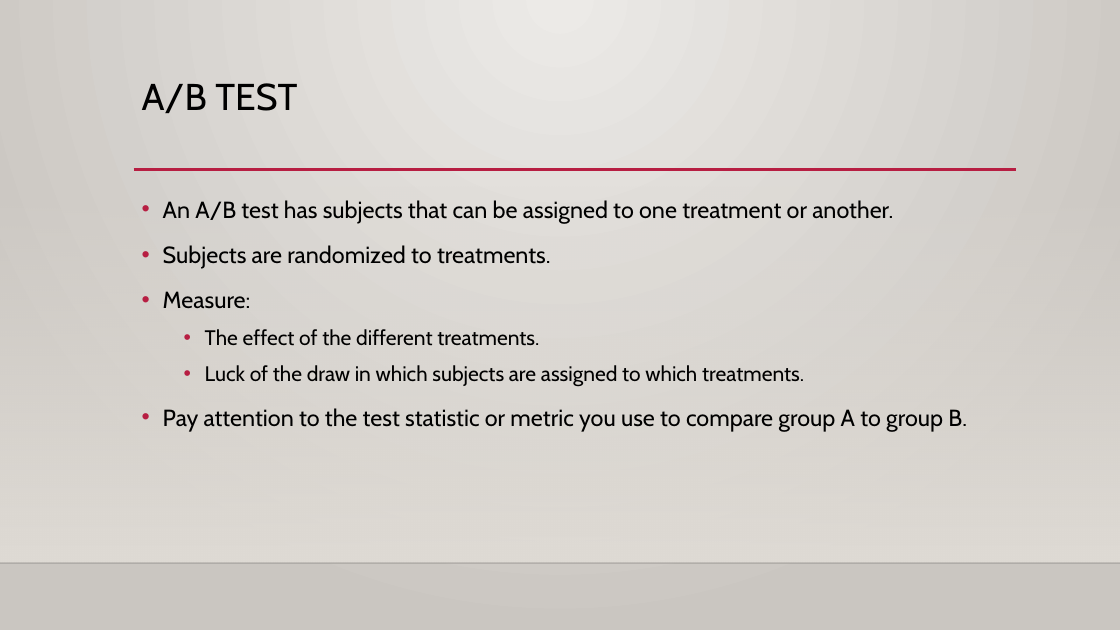
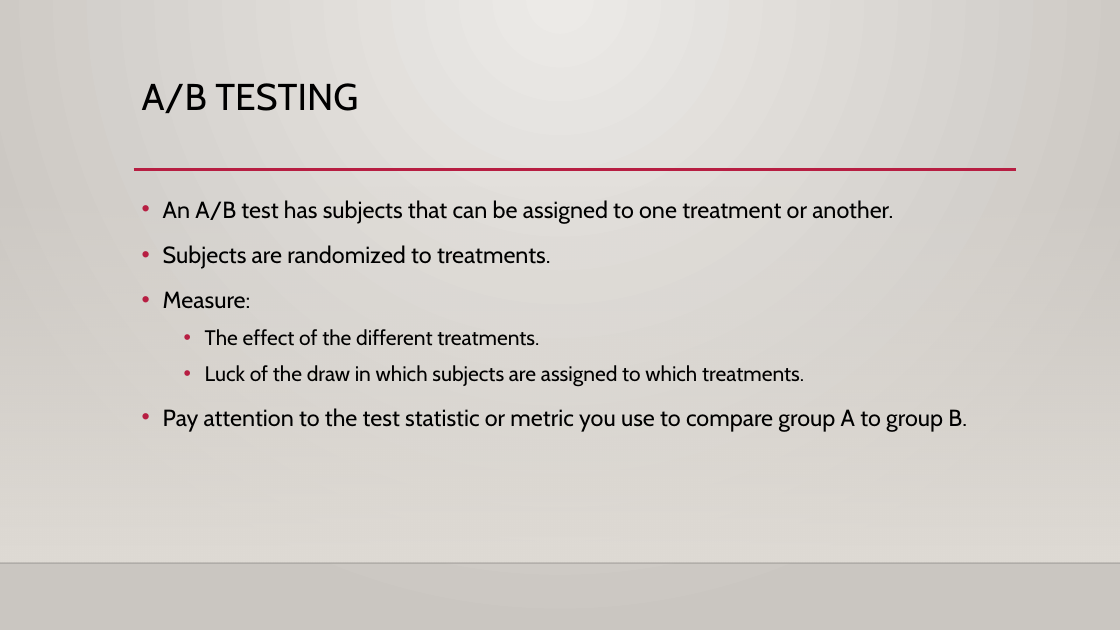
Before and after one commit to AdolfoCastilloC/StatisticsForDS, a slide deck: slide 6 of ppt/Practical Statistics for Data science_Chapter3.pptx. Drawn at 1120x630 pixels with LibreOffice and Linux fonts; fonts in the diff are those of the drawing; background and template pictures are left out. Boxes give left, top, right and bottom in pixels: in the first picture for what was removed or moved away, otherwise in the second. Text is boxed around its words. In the diff, an @@ line names an element or a change of style, - is before the commit and + after.

```diff
--- a/ppt/Practical Statistics for Data science_Chapter3.pptx
+++ b/ppt/Practical Statistics for Data science_Chapter3.pptx
@@ title at (x1=142, y1=83, x2=358, y2=113): text changed @@
-A/B TEST
+A/B TESTING
```
Also in this commit, not shown: 5 other slides changed.
